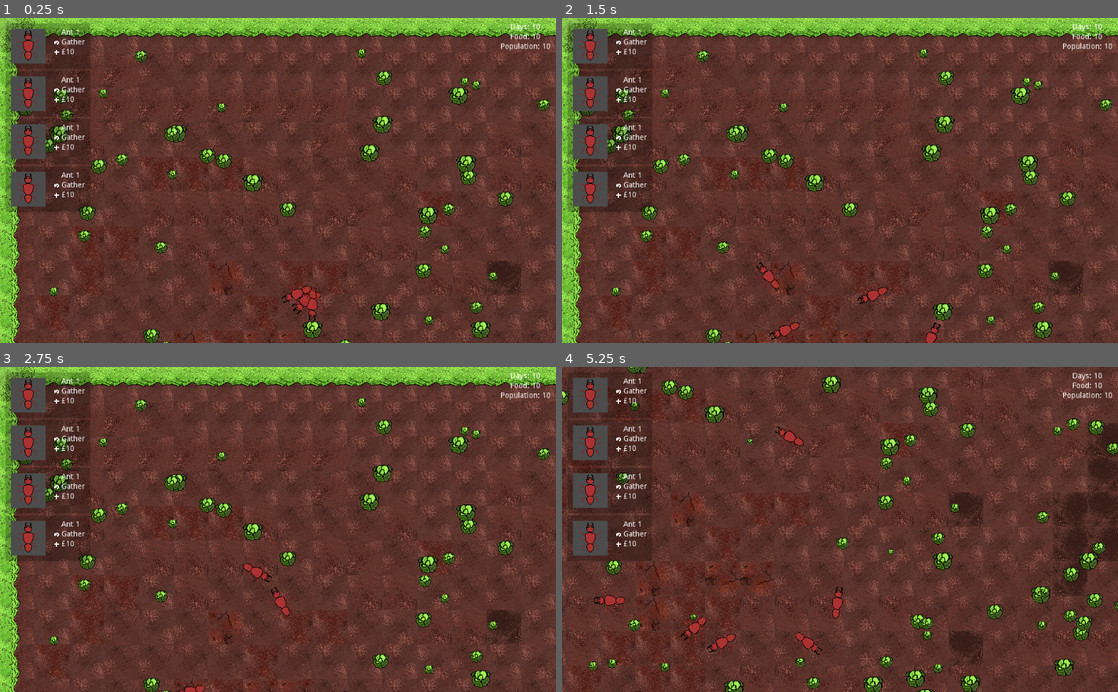
Above: before the commit, frames 1-4 (two rows, left to right).
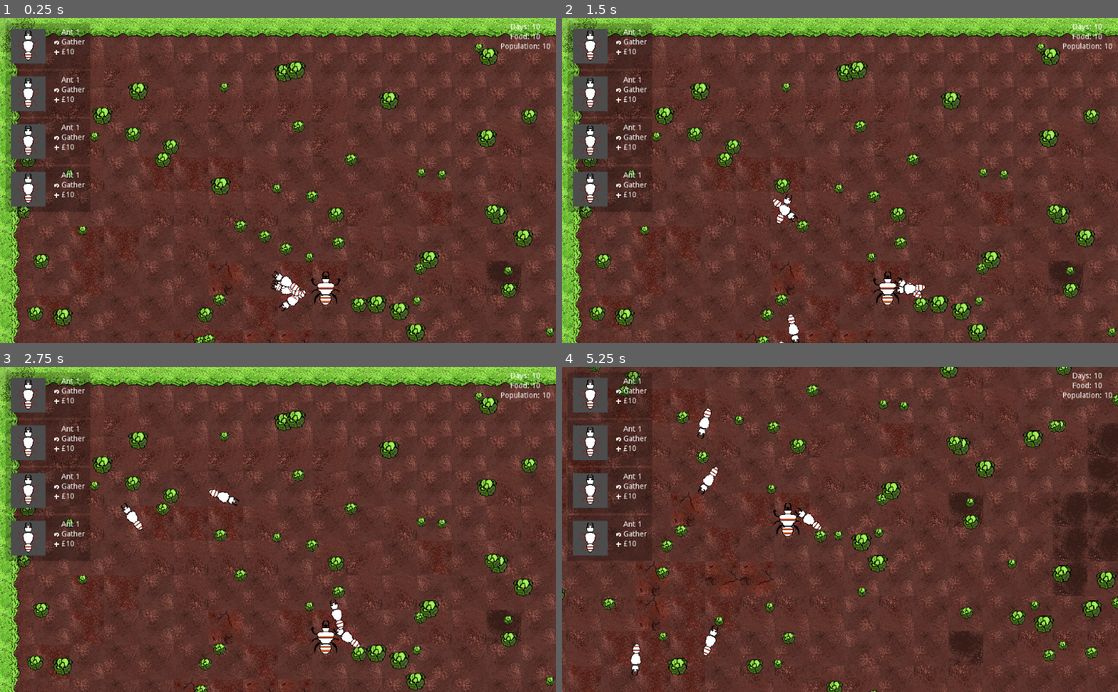
Above: after the commit, the same moments.

Repository: IBricchi/EdgeOfTheHedge
Game: Godot game, scene res://scenes/game.tscn
The game is run twice, just before and just after one commit, with the same random seed, the same clock (stepped at 60 frames per second) and the same inputs.
Inputs (mouse positions are in pixels of both pictures, inside the frame that each line leads up to):
- Up to frame 1 (0.25 s): no input
- Up to frame 2 (1.5 s): click (617, 50) at 0.52 s; click (617, 50) at 1.27 s
- Up to frame 3 (2.75 s): click (55, 399) at 2.02 s
- Up to frame 4 (5.25 s): move the mouse to (962, 513) at 2.77 s; hold S (camera_bottom) 2.78-3.53 s; move the mouse to (728, 545) at 3.52 s; tap Left (camera_left) at 3.6 s; move the mouse to (895, 458) at 4.27 s; hold D (camera_right) 4.28-5.03 s; move the mouse to (812, 594) at 5.02 s; tap Up (camera_top) at 5.1 s

The runs differ from the first frame. In frame 1, 9.6% of the frame differs, in the area x 3-100%, y 4-100%; in frame 2, 9.5%; in frame 3, 9.3%; in frame 4, 11%, in the area x 0-100%, y 0-100%.

Commit message:
queen scene and texture changes

Diff:
--- a/scenes/ant.tscn
+++ b/scenes/ant.tscn
@@ -97,6 +97,7 @@
 rotation = 1.5708
 frames = SubResource( 6 )
 animation = "Idle"
+frame = 3
 playing = true
 
 [node name="Basic Ant Walk" type="AnimatedSprite" parent="."]
@@ -104,7 +105,6 @@
 rotation = 1.5708
 frames = SubResource( 19 )
 animation = "Walk"
-frame = 4
 playing = true
 
 [node name="AntCollision" type="CollisionPolygon2D" parent="."]
--- a/scenes/game.tscn
+++ b/scenes/game.tscn
@@ -235,7 +235,7 @@
 } ]
 11/z_index = 0
 
-[node name="Node2D" type="Node2D"]
+[node name="game" type="Node2D"]
 script = ExtResource( 3 )
 
 [node name="TileMap" type="TileMap" parent="." groups=[
--- /dev/null
+++ b/scenes/queen.tscn
@@ -0,0 +1,17 @@
+[gd_scene load_steps=3 format=2]
+
+[ext_resource path="res://assets/queenan attackt.png" type="Texture" id=1]
+
+[sub_resource type="CapsuleShape2D" id=1]
+radius = 16.0
+height = 44.0
+
+[node name="KinematicBody2D" type="KinematicBody2D"]
+
+[node name="queen" type="Sprite" parent="."]
+texture = ExtResource( 1 )
+hframes = 2
+vframes = 2
+
+[node name="CollisionShape2D" type="CollisionShape2D" parent="."]
+shape = SubResource( 1 )
--- a/scripts/game.gd
+++ b/scripts/game.gd
@@ -1,6 +1,7 @@
 extends Node2D
 
 var ant : Resource = preload("res://scenes/ant.tscn")
+var queen : Resource = preload("res://scenes/queen.tscn")
 var lettuce : Resource = preload("res://scenes/lettuce.tscn")
 onready var cam : Camera2D = $Camera2D
 
@@ -24,6 +25,10 @@
 		add_child(ant1)
 		ant1.translate( ant_home)
 		ant1.set_ant_home(ant_home)
+
+	var q = queen.instance()
+	add_child(q)
+	q.translate(ant_home)
 
 	for i in range(200):
 		var lett = lettuce.instance()
Binary file changed: assets/Basic Ant Idle.png
Binary file changed: assets/Basic Ant Walk.png
Binary file added: assets/queenan attackt.png
Not shown, added: assets/queenan attackt.png.import
Binary file added: assets/queenant.ase
Binary file changed: assets/tilesetdraft.ase
